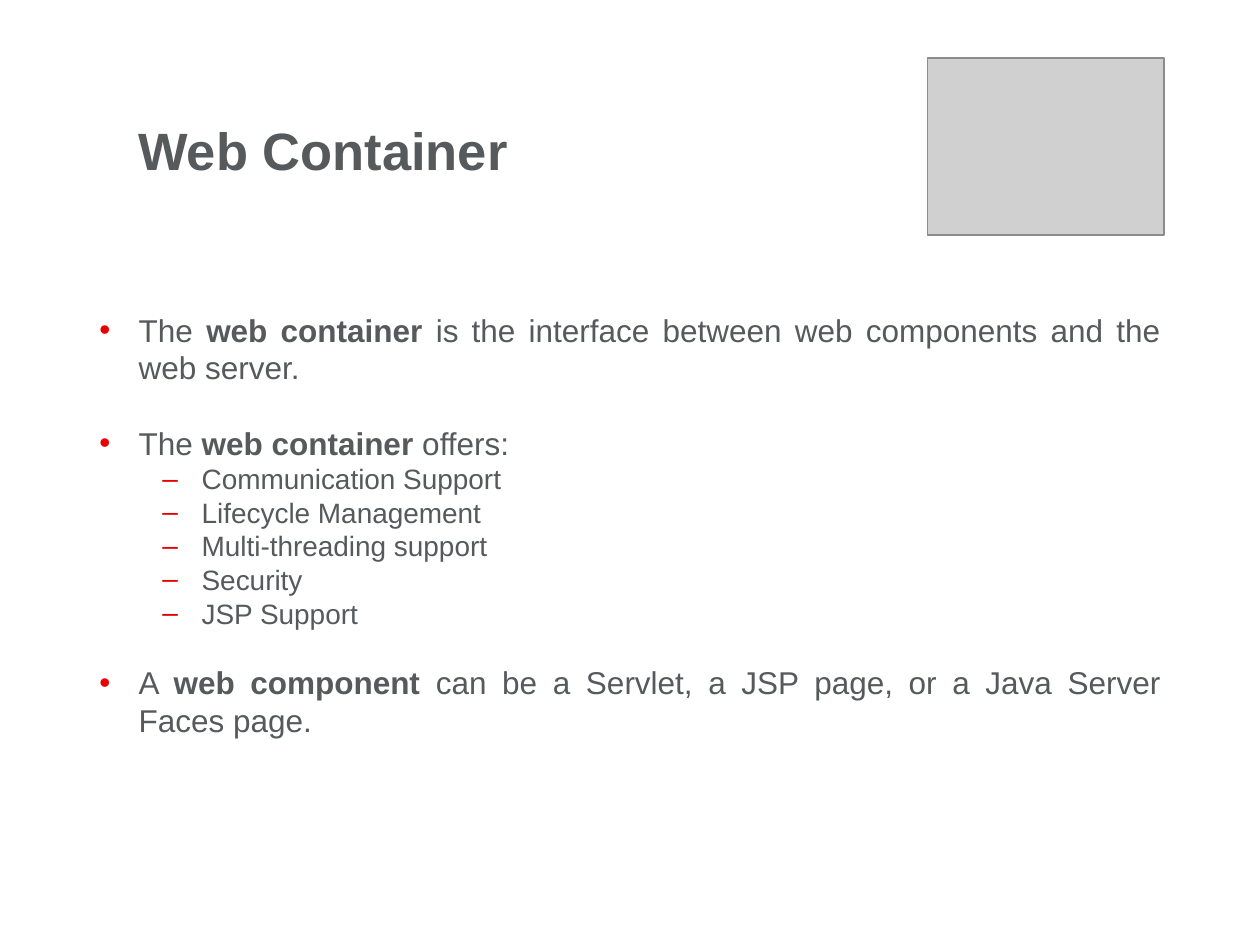
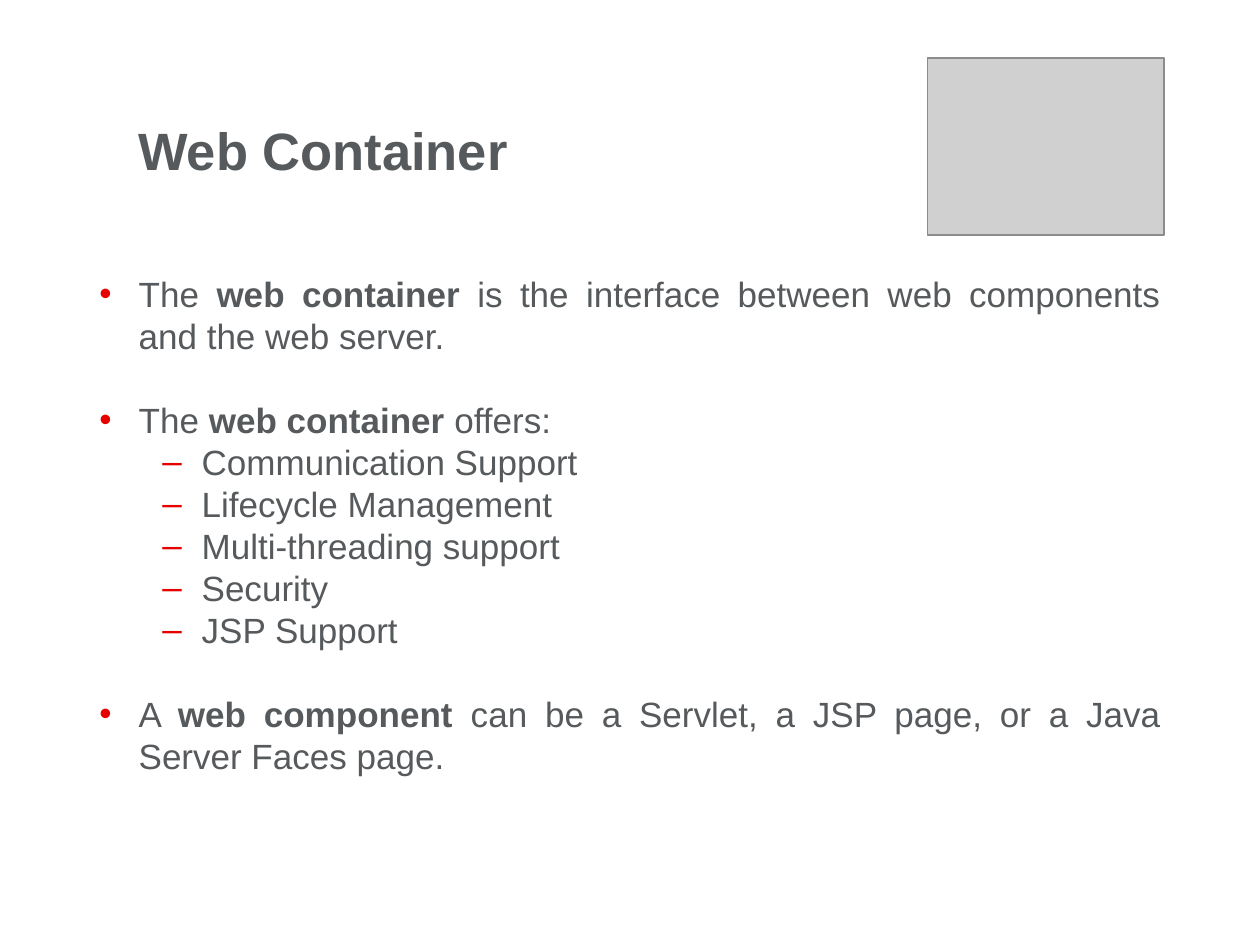
Before and after one commit to HighlandsWalker/JavaDocs, a slide deck: slide 9 of Servlets/Day1/Docs/Web Presentation-Part1.pptx. Drawn at 1260x945 pixels with LibreOffice and Linux fonts; fonts in the diff are those of the drawing; grey boxes stand for pictures; background and template pictures are left out. Boxes give left, top, right and bottom in pixels: in the first picture for what was removed or moved away, otherwise in the second. Text is boxed around its words. In the diff, an @@ line names an element or a change of style, - is before the commit and + after.

Commit message:
Day 1 Servlets

```diff
--- a/Servlets/Day1/Docs/Web Presentation-Part1.pptx
+++ b/Servlets/Day1/Docs/Web Presentation-Part1.pptx
@@ text "The web container is the ..." at bbox=[139, 281, 1160, 776]: size 18 to 20 pt in "The web container is the interface between ...", "The web container offers:", "A web component can be a Servlet, ..."; size 16 to 20 pt in "Communication Support", "Lifecycle Management", "Multi-threading support", "Security" and 1 more places @@
```
Also in this commit, not shown: 19 other slides changed, 28 other files.
